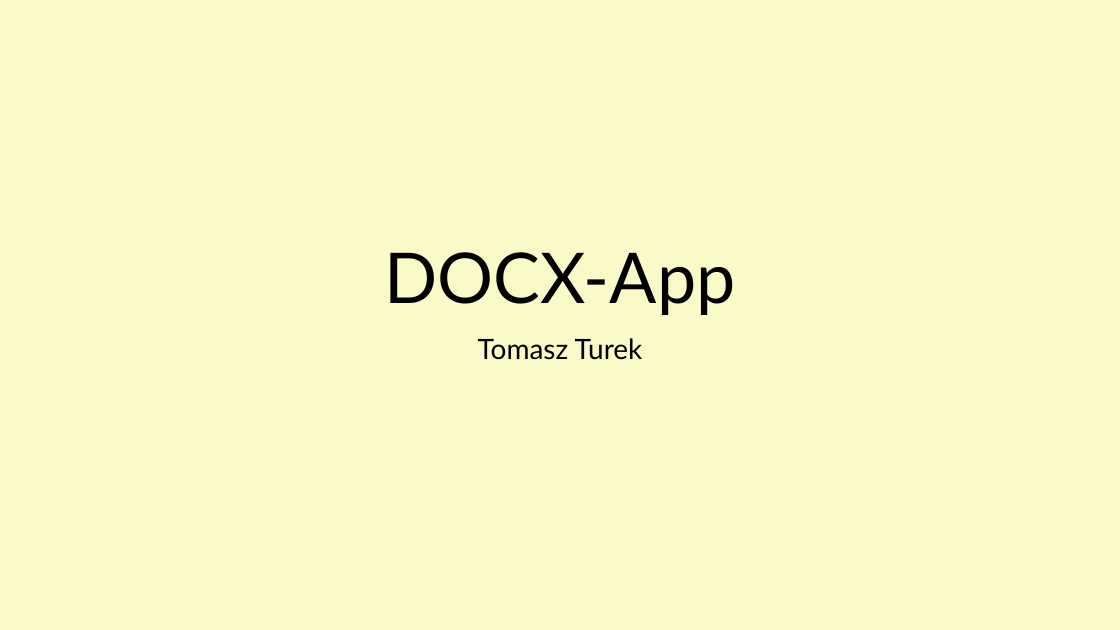
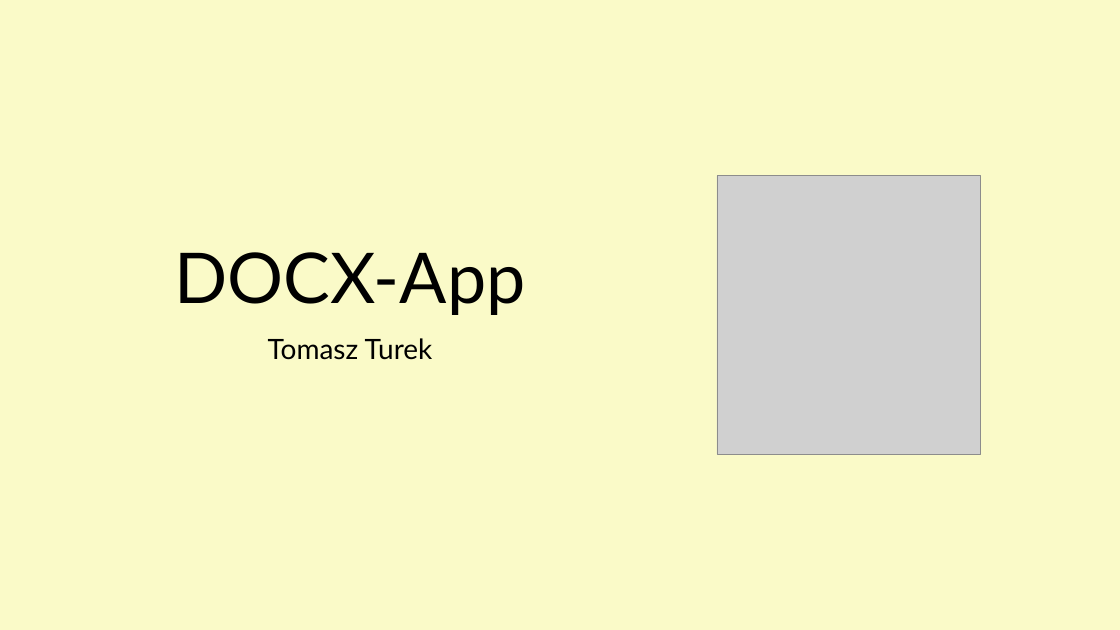
Before and after one commit to turek9933/DOCX-App, a slide deck: slide 1 of DOCX-App.pptx. Drawn at 1120x630 pixels with LibreOffice and Linux fonts; fonts in the diff are those of the drawing; grey boxes stand for pictures. Boxes give left, top, right and bottom in pixels: in the first picture for what was removed or moved away, otherwise in the second. Text is boxed around its words. In the diff, an @@ line names an element or a change of style, - is before the commit and + after.

```diff
--- a/DOCX-App.pptx
+++ b/DOCX-App.pptx
@@ title "DOCX-App": place and size @@
-title "DOCX-App" at box(384, 252, 735, 315)
+title "DOCX-App" at box(174, 252, 525, 315)
@@ picture added at box(718, 176, 981, 455) @@
@@ subtitle "Tomasz Turek": place and size @@
-subtitle "Tomasz Turek" at box(478, 338, 643, 360)
+subtitle "Tomasz Turek" at box(268, 338, 433, 360)
```
Also in this commit, not shown: 1 other file.
